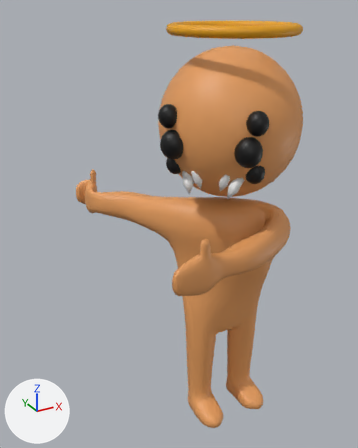
Two versions of the Blender file Content/Models/Humanoid.blend, one commit apart.
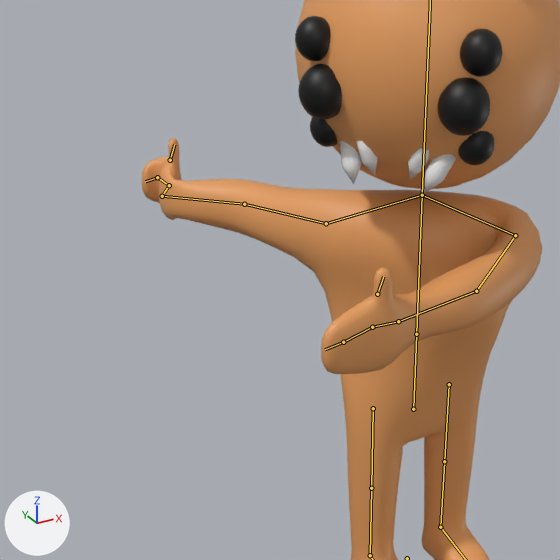
There are two pictures of each version: one whole from a 50 mm camera at (-1.68, -2.43, 2.71) aimed at (-0.22, 0.22, 1.38), one close up on the part from 0% to 84% of the width and 21% to 88% of the height. Every picture has the same lights, and +X, +Y and +Z are marked at lower left. Both versions are drawn at frame 8 of the action 'Attack1'; the numbers are the values there. The bones that bend it are drawn over the model as lines in the close-ups.

In view in the first close-up: 'Body', 'Eyes', 'Head', 'Teeth'.
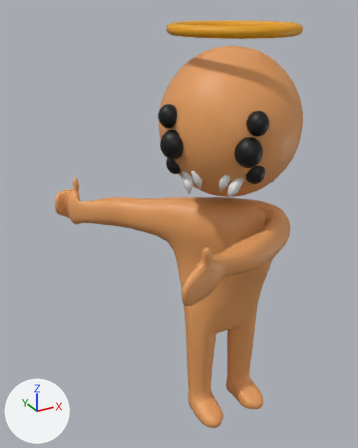
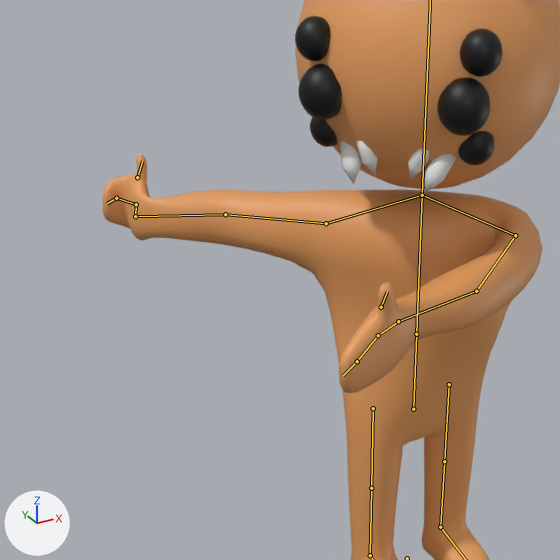
The change, as a diff of the scene's bpy script:
```diff
--- a/Content/Models/Humanoid.blend.py
+++ b/Content/Models/Humanoid.blend.py
@@ bone_wrist_l @@
 bone_wrist_l = bpy.data.objects['Armature'].pose.bones['Wrist_L']  # child of 'LowerArm_L'
-bone_wrist_l.rotation_quaternion = (1.0, 0.0, 0.0, 0.0)  # degrees (0, 0, 0)
+bone_wrist_l.rotation_quaternion = (0.986, -0.129, -0.047, -0.094)  # degrees (-14, -7, -10)
@@ bone_upperarm_r @@
 bone_upperarm_r = bpy.data.objects['Armature'].pose.bones['UpperArm_R']  # child of 'Shoulder_R'
-bone_upperarm_r.rotation_quaternion = (0.965, -0.26, 0.024, 0.0)  # degrees (-30, 3, -1)
+bone_upperarm_r.rotation_quaternion = (0.994, -0.109, 0.016, 0.0)  # degrees (-13, 2, 0)
```

Where the change shows, as pixel boxes (x1, y1, x2, y2) in the close-ups (560 x 560 px):
'Body', posed: before (142, 138, 542, 560); after (102, 154, 542, 560)
bone 'Wrist_L', root to tip: before (398, 321) to (372, 327); after (398, 321) to (378, 335)
bone 'UpperArm_R', root to tip: before (326, 223) to (244, 204); after (326, 223) to (225, 214)
